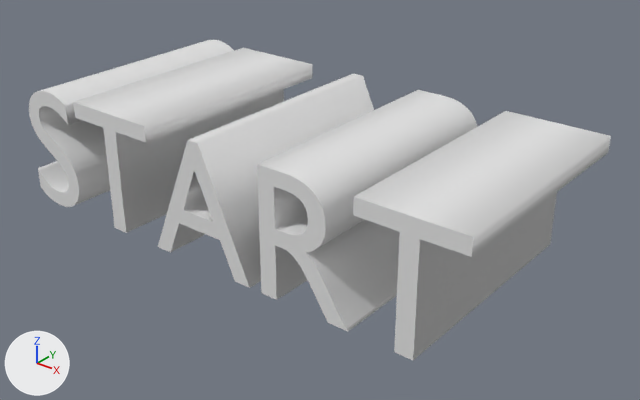
Renders of the Blender file objects/start.blend from each side of a commit.
Both versions are drawn from a 50 mm camera at (13.5, -16.11, 21.87) aimed at (5.37, -5.94, 15.56). Every picture has the same lights, and +X, +Y and +Z are marked at lower left. Text is drawn in Blender's own font.

In view in the first picture: 'Texto'.
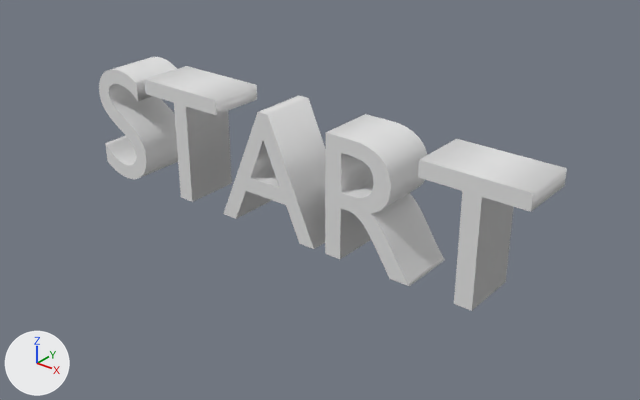
Boxes [x1, y1, x2, y2] around the edits, measured in the pictures (640 x 400 px):
'Texto', reshaped (20% narrower, 21% shorter): before [29, 40, 611, 360]; after [99, 57, 567, 311]

The change, as a diff of the scene's bpy script:
```diff
--- a/objects/start.blend.py
+++ b/objects/start.blend.py
@@ txt_texto @@
 txt_texto.body = 'START'
-txt_texto.extrude = 2.0
+txt_texto.extrude = 0.5
```
